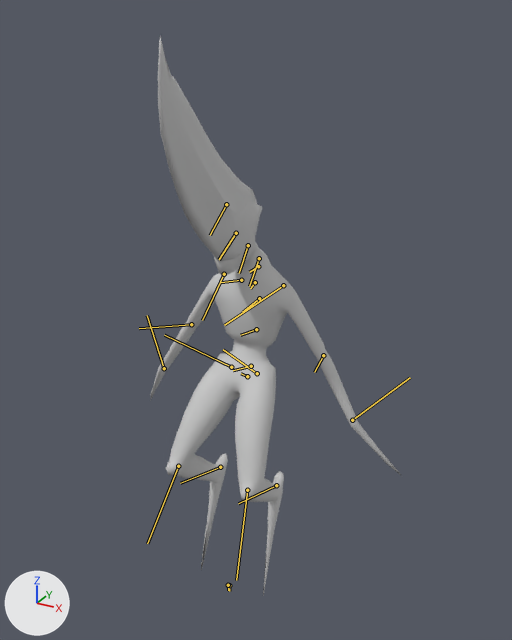
An edit to the FBX model Assets/Resources/Meshes/Enemy_1.FBX, drawn before and after from the same camera.
The view is the same before and after, from a camera (50 mm lens) standing at (1.011, -1.641, 1.867) and looking at (0.069, 0.073, 1.01). The lights are fixed; the arrows at lower left show +X, +Y and +Z. The bones that bend it are drawn over the model as lines.

The first picture shows 'Enemy1'.
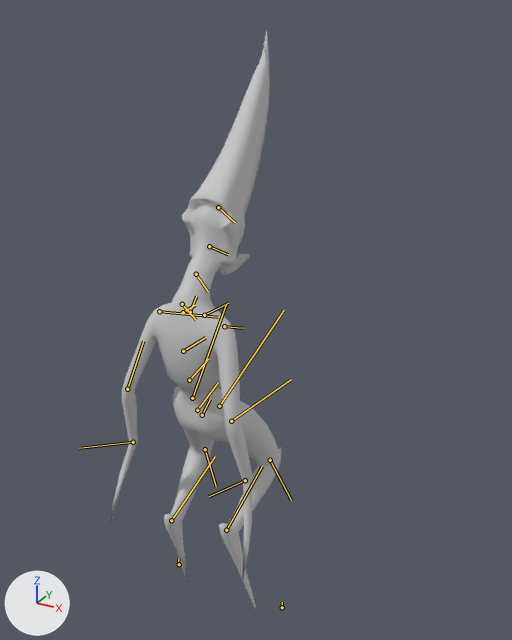
The newer file adds an action. The first version stands in its rest pose; the second is drawn at frame 491 of the action 'Take 001'.

Location of each change, (x1, y1, x2, y2) in pixels of the pictures (512 x 640 px):
'Enemy1', posed (31% narrower): before (150, 36, 402, 596); after (109, 30, 282, 610)
bone 'Pelvis001', root to tip: before (247, 376) to (241, 373); after (202, 415) to (210, 399)
bone 'Base HumanLThigh', root to tip: before (257, 373) to (223, 349); after (192, 398) to (226, 303)
bone 'Base HumanLCalf', root to tip: before (247, 490) to (236, 580); after (205, 449) to (216, 486)
bone 'Base HumanLFoot', root to tip: before (276, 485) to (238, 503); after (171, 520) to (215, 456)
bone 'Base HumanLUpperarm', root to tip: before (283, 285) to (224, 325); after (159, 311) to (218, 317)
bone 'Base HumanLForearm', root to tip: before (323, 355) to (314, 372); after (127, 389) to (143, 341)
bone 'Object008', root to tip: before (352, 420) to (410, 377); after (133, 442) to (79, 448)
bone 'Base HumanRArmUpperarm', root to tip: before (224, 274) to (202, 320); after (224, 326) to (243, 328)
bone 'Base HumanRArmForearm', root to tip: before (191, 324) to (139, 328); after (231, 421) to (291, 379)
bone 'Base HumanRArmPalm', root to tip: before (164, 368) to (147, 315); after (245, 480) to (209, 496)
bone 'Base HumanRLegThigh', root to tip: before (231, 367) to (164, 335); after (219, 406) to (284, 310)
bone 'Base HumanRLegCalf', root to tip: before (178, 466) to (147, 543); after (270, 460) to (291, 500)
bone 'Base HumanRLegFoot', root to tip: before (220, 467) to (180, 483); after (226, 530) to (262, 466)

The edits, one by one:
Bone 'Pelvis001' (bone_pelvis001) moves from (0.0, 0.0, 0.0) to (-6.2, 8.8, 0.0).
Bone 'Pelvis001' (bone_pelvis001) turns from (0, 0, 0) to (-180, 0, 70) degrees about its own x, y and z.
Bone 'Base HumanLThigh' (bone_base_humanlthigh) turns from (0, 0, 0) to (0, 0, -7) degrees about its own x, y and z.
Bone 'Base HumanLCalf' (bone_base_humanlcalf) turns from (0, 0, 0) to (0, 0, 1) degrees about its own x, y and z.
Bone 'Base HumanLFoot' (bone_base_humanlfoot) turns from (0, 0, 0) to (3, 5, 5) degrees about its own x, y and z.
Bone 'Base HumanLUpperarm' (bone_base_humanlupperarm) turns from (0, 0, 0) to (2, -20, -10) degrees about its own x, y and z.
Bone 'Base HumanLForearm' (bone_base_humanlforearm) turns from (0, 0, 0) to (-3, -16, 18) degrees about its own x, y and z.
Bone 'Object008' (bone_object008) turns from (0, 0, 0) to (-47, 8, 1) degrees about its own x, y and z.
Bone 'Base HumanRArmUpperarm' (bone_base_humanrarmupperarm) turns from (0, 0, 0) to (-7, 21, -13) degrees about its own x, y and z.
Bone 'Base HumanRArmForearm' (bone_base_humanrarmforearm) turns from (0, 0, 0) to (4, 19, 22) degrees about its own x, y and z.
Bone 'Base HumanRArmPalm' (bone_base_humanrarmpalm) turns from (0, 0, 0) to (56, -6, 5) degrees about its own x, y and z.
Bone 'Base HumanRLegThigh' (bone_base_humanrlegthigh) turns from (0, 0, 0) to (2, 3, -2) degrees about its own x, y and z.
Bone 'Base HumanRLegCalf' (bone_base_humanrlegcalf) turns from (0, 0, 0) to (0, 0, -3) degrees about its own x, y and z.
Bone 'Base HumanRLegFoot' (bone_base_humanrlegfoot) turns from (0, 0, 0) to (-4, -9, -2) degrees about its own x, y and z.
